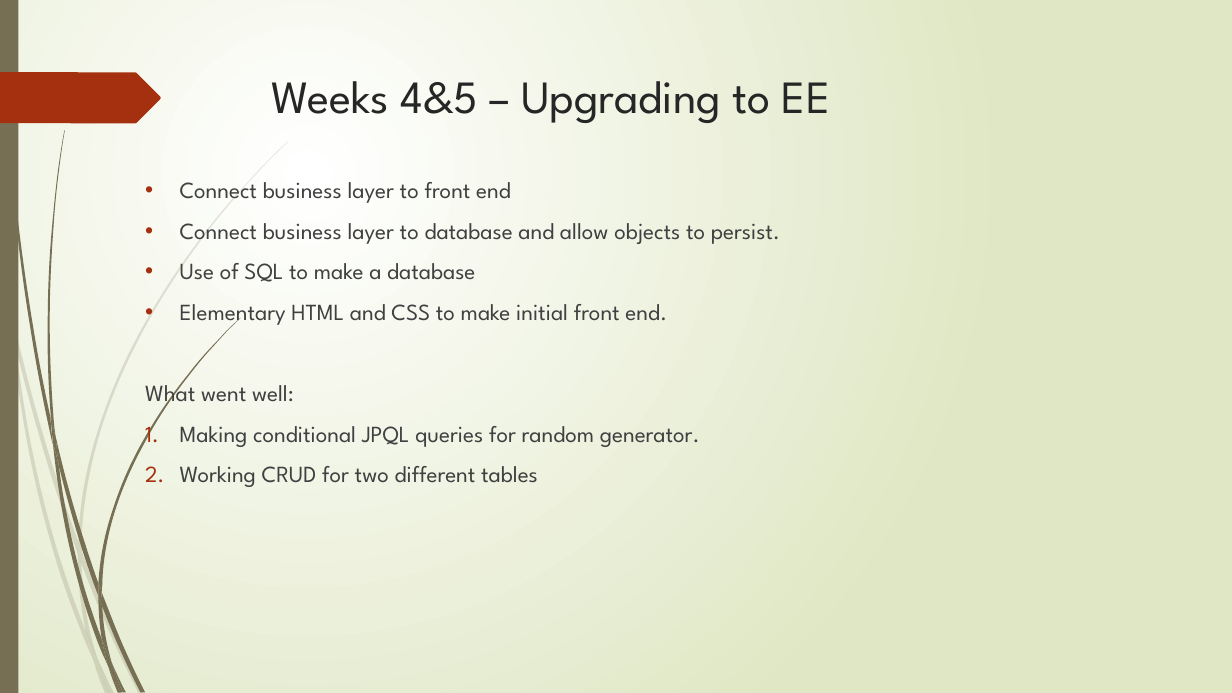
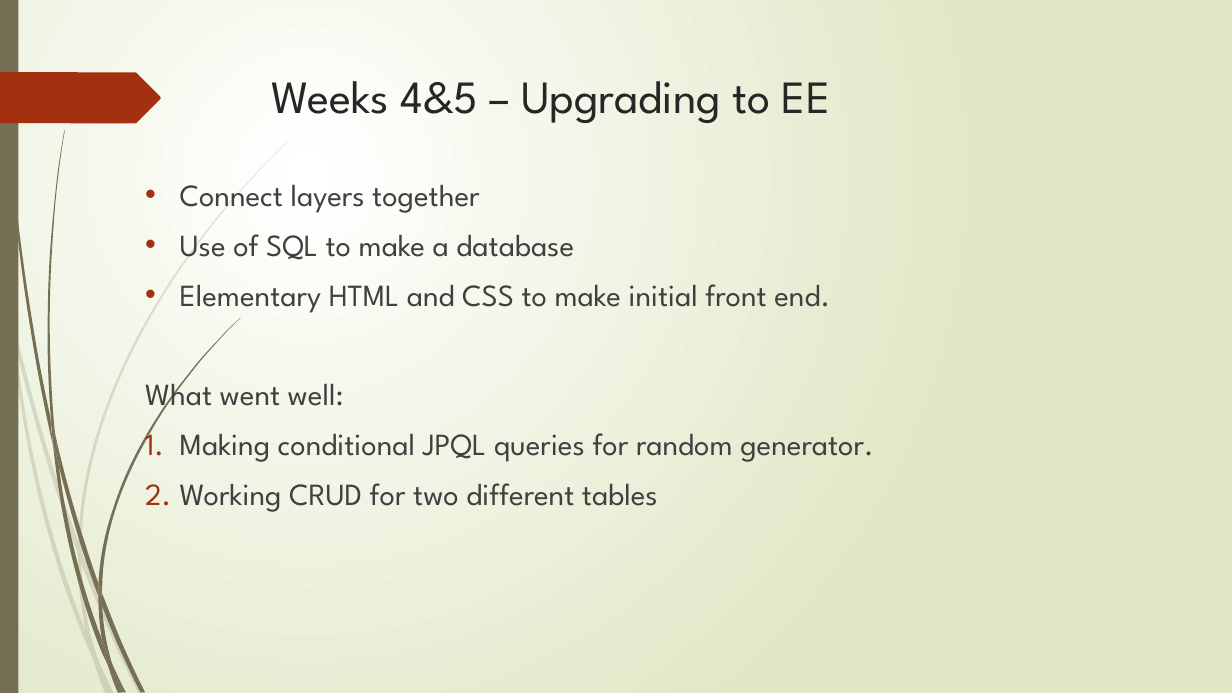
Before and after one commit to RM147/StoryGen, a slide deck: slide 8 of Project Presentation.pptx. Drawn at 1232x693 pixels with LibreOffice and Linux fonts; fonts in the diff are those of the drawing. Boxes give left, top, right and bottom in pixels: in the first picture for what was removed or moved away, otherwise in the second. Text is boxed around its words. In the diff, an @@ line names an element or a change of style, - is before the commit and + after.

```diff
--- a/Project Presentation.pptx
+++ b/Project Presentation.pptx
@@ text at (x1=180, y1=185, x2=480, y2=213): text changed; size 18 to 24 pt @@
-• Connect business layer to front end
-• Connect business layer to database and allow objects to persist.
+• Connect layers together
@@ text at (x1=145, y1=234, x2=873, y2=512): size 18 to 24 pt in "Use of SQL to make a database", "Elementary HTML and CSS to make initial ...", "What went well:", "Making conditional JPQL queries for random generator." and 1 more places @@
```
Also in this commit, not shown: 10 other slides changed.
